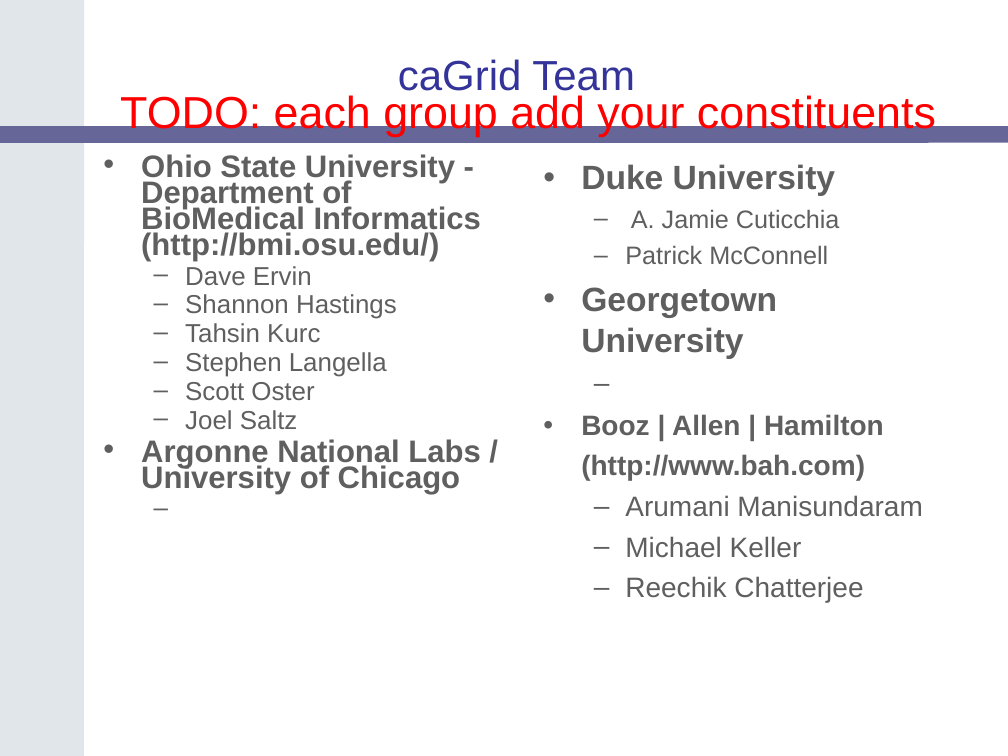
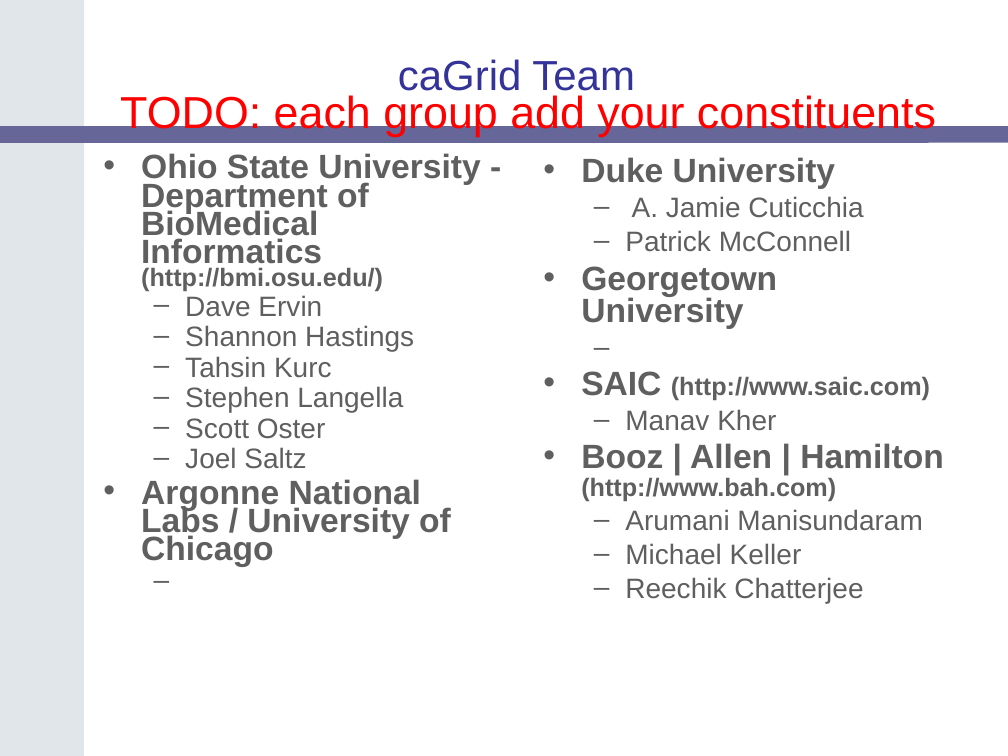
Before and after one commit to NCIP/cagrid-portal, a slide deck: slide 15 of cagrid-1-0/Documentation/presentations/200604_AnnualMeeting/caGrid-1.0-Demo.ppt. Drawn at 1008x756 pixels with LibreOffice and Linux fonts; fonts in the diff are those of the drawing; background and template pictures are left out. Boxes give left, top, right and bottom in pixels: in the first picture for what was removed or moved away, otherwise in the second. Text is boxed around its words. In the diff, an @@ line names an element or a change of style, - is before the commit and + after.

Commit message:
updated team slides

```diff
--- a/cagrid-1-0/Documentation/presentations/200604_AnnualMeeting/caGrid-1.0-Demo.ppt
+++ b/cagrid-1-0/Documentation/presentations/200604_AnnualMeeting/caGrid-1.0-Demo.ppt
@@ text "Ohio State University - Department ..." at (x1=141, y1=153, x2=480, y2=567): size 22.2 to 24 pt in "Ohio State University - Department of BioMedical ...", "Argonne National Labs / University of Chicago"; size 22.2 to 18 pt in "(http://bmi.osu.edu/)"; size 18.5 to 20 pt in "Dave Ervin", "Shannon Hastings", "Tahsin Kurc", "Stephen Langella" and 2 more places; less space between paragraphs @@
@@ text at (x1=581, y1=157, x2=944, y2=603): size 18 to 20 pt in "A. Jamie Cuticchia", "Patrick McConnell"; size 20 to 24 pt in "Booz | Allen | Hamilton"; size 20 to 18 pt in "(http://www.bah.com)"; line spacing 1 to 0.8; less space between paragraphs @@
@@ text at (x1=581, y1=371, x2=930, y2=431): paragraphs added @@
+• SAIC (http://www.saic.com)
+  – Manav Kher
```
